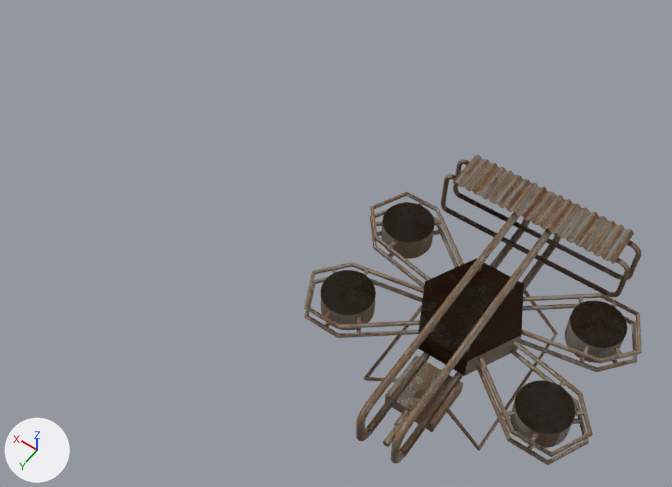
Before and after pictures for a commit that changed the Blender file Drone.blend.
Camera for both pictures: a camera (50 mm lens) standing at (-6.9, 18.1, 28.2) and looking at (6.3, -0.4, -0.9). The lights are fixed; the arrows at lower left show +X, +Y and +Z.

Objects in the first picture: 'Frame', 'Fuselage', 'Hoovers', 'Hoovers.001', 'Plane', 'Wings'.
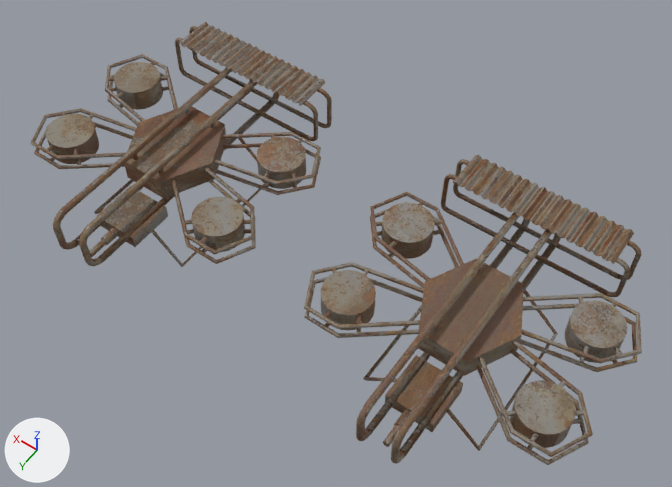
Boxes [x1, y1, x2, y2] around the edits, measured in the pictures (672 x 487 px):
'Hoovers.001', moved: before [304, 155, 640, 464]; after [31, 22, 332, 267]
'Hoovers', unchanged, uncovered by the edit: [321, 202, 627, 448] in both
'Fuselage', unchanged, uncovered by the edit: before [426, 260, 523, 375]; after [418, 259, 524, 376]
'Gun', unchanged, uncovered by the edit: before [384, 369, 463, 446]; after [383, 355, 463, 447]

What the commit changed:
Object 'Hoovers.001' (ob_hoovers_001) moves from (0.0, 0.0, 0.0) to (14.15, 0.0, 0.0).
